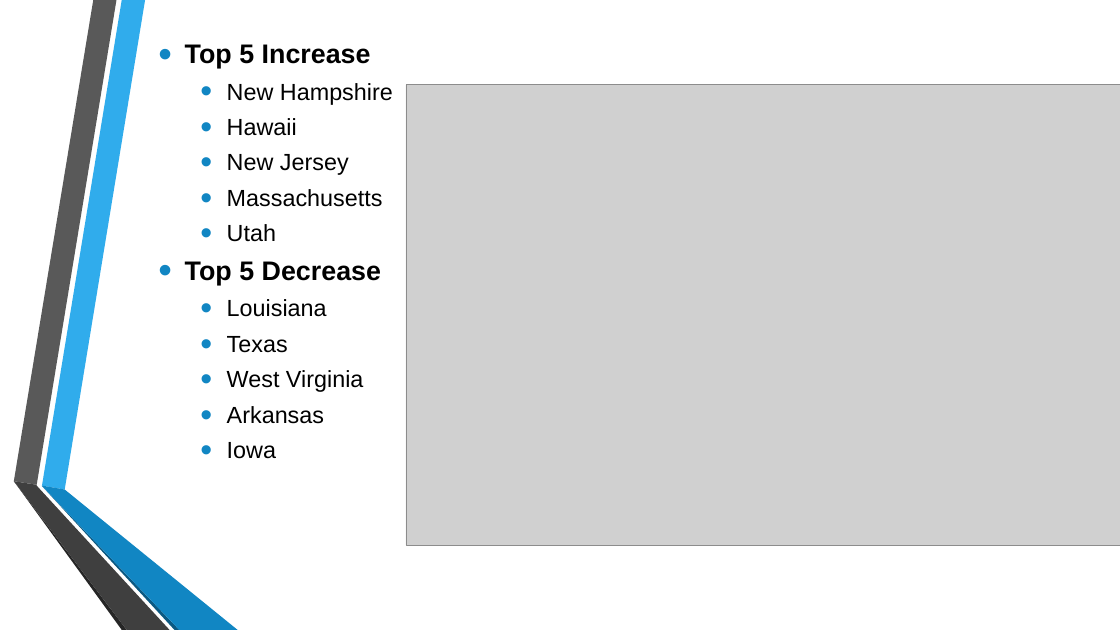
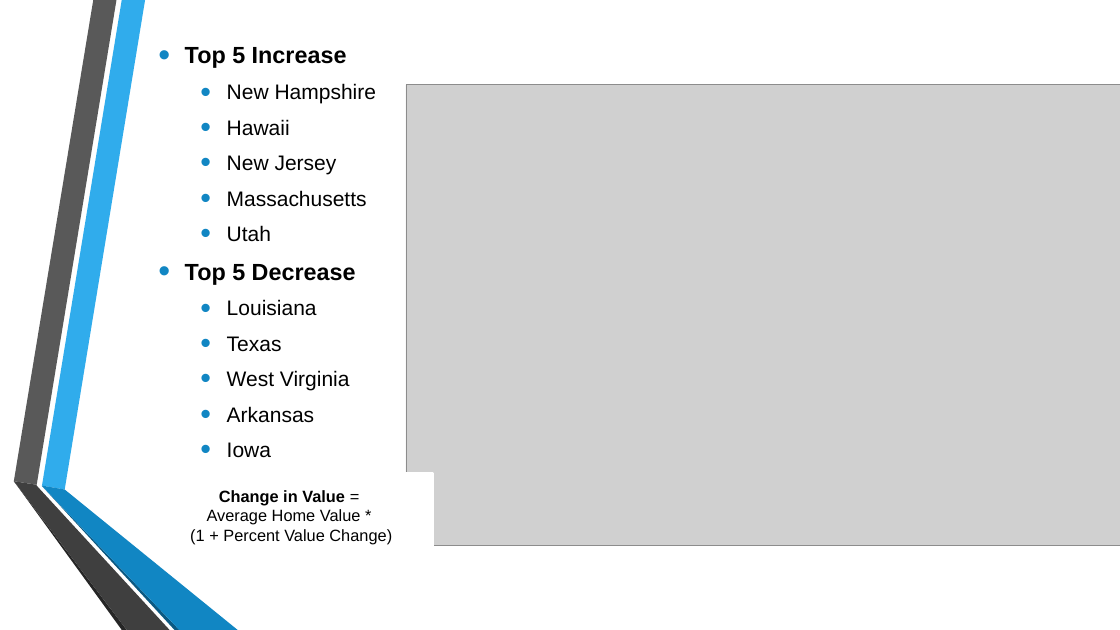
Before and after one commit to josephlomas/Project1_GroupRepo, a slide deck: slide 8 of Real Estate EDA.pptx. Drawn at 1120x630 pixels with LibreOffice and Linux fonts; fonts in the diff are those of the drawing; grey boxes stand for pictures. Boxes give left, top, right and bottom in pixels: in the first picture for what was removed or moved away, otherwise in the second. Text is boxed around its words. In the diff, an @@ line names an element or a change of style, - is before the commit and + after.

```diff
--- a/Real Estate EDA.pptx
+++ b/Real Estate EDA.pptx
@@ text "Top 5 Increase" at box(185, 47, 376, 458): size 23 to 20 pt in "Top 5 Increase", "Top 5 Decrease"; size 20 to 18 pt in "New Hampshire", "Hawaii", "New Jersey", "Massachusetts" and 6 more places; line spacing 0.9 to 1 @@
@@ rectangle added at box(150, 474, 433, 558), fill #FFFFFF, outline #FFFFFF 2 pt, 14 pt, text #000000 @@
+Change in Value =
+Average Home Value *
+(1 + Percent Value Change)
```
Also in this commit, not shown: 1 other slide changed, 1 other file.
